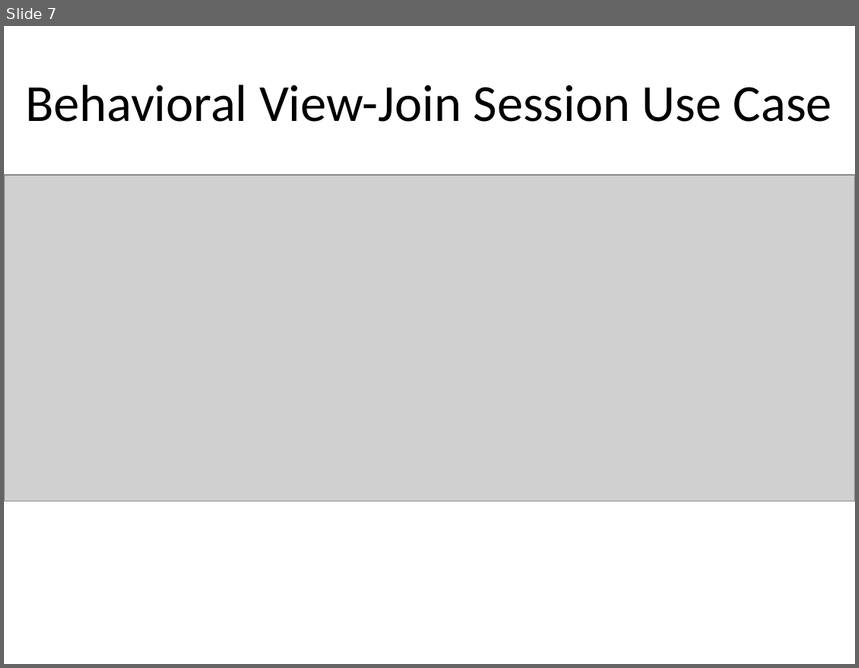
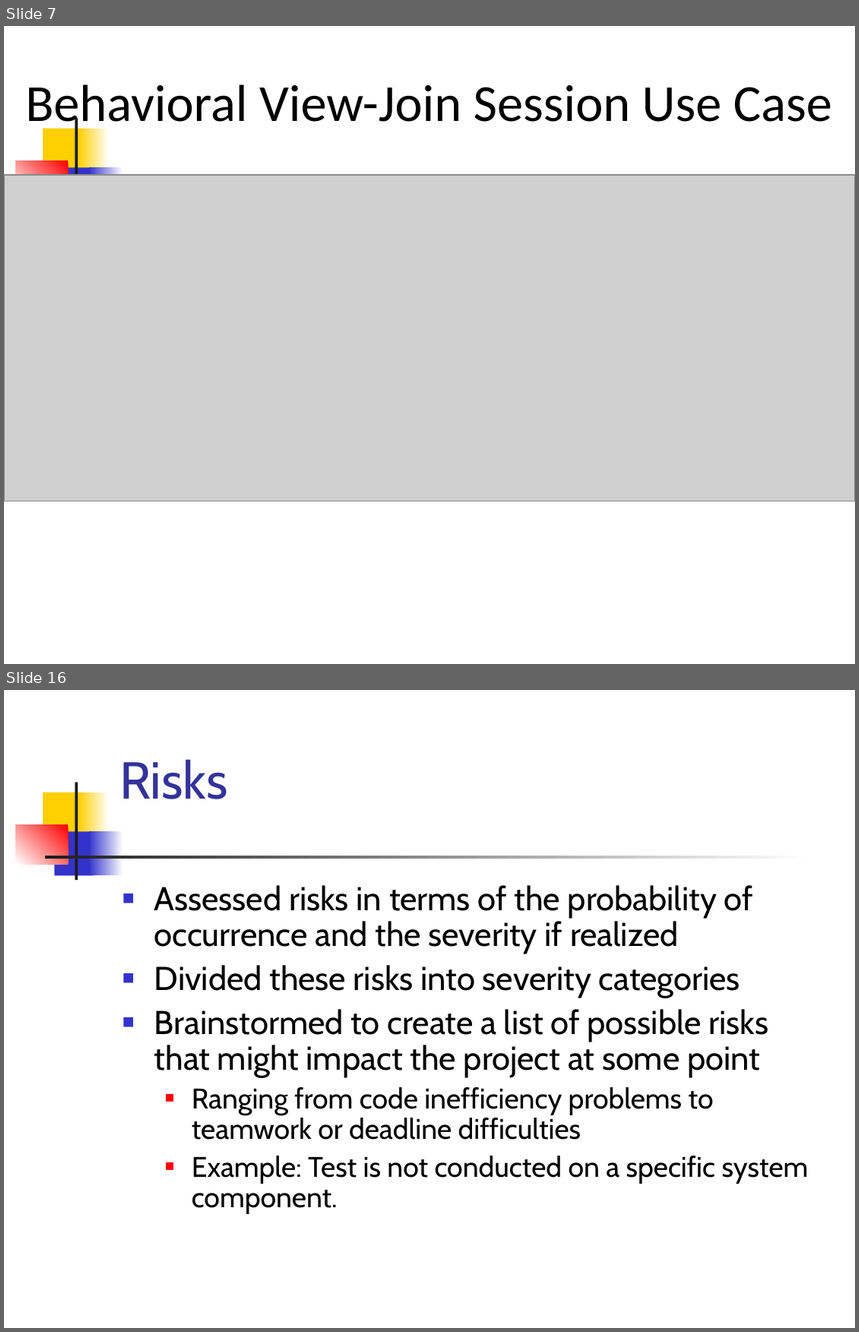
Before and after one commit to satpreetsingh/182mainproject, a slide deck: Documentation/04_10_Presentation.ppt. Shown one above the other, each under a label of ours: slide 7 before the commit, slides 7 and 16 after it; the slides between them are not shown. The pictures are 859x668 and 859x1332 pixels, drawn with LibreOffice and Linux fonts; fonts in the diff are those of the drawing; grey boxes stand for pictures. Boxes give left, top, right and bottom in pixels: in the first picture for what was removed or moved away, otherwise in the second. Text is boxed around its words. In the diff, an @@ line names an element or a change of style, - is before the commit and + after.

```diff
--- a/Documentation/04_10_Presentation.ppt
+++ b/Documentation/04_10_Presentation.ppt
@@ slide 16 added at (4,690,855,1328), background #FFFFFF; not listed: 6 template elements that a slide beside it also shows @@
@@ title added at (120,759,228,799), 44 pt, text #333399 @@
+Risks
@@ rectangle added at (45,856,811,859), fill gradient #FFFFFF to #1C1C1C @@
@@ text added at (154,885,809,1214), 28 pt, text #000000 @@
+■ Assessed risks in terms of the probability of occurrence and the severity if realized
+■ Divided these risks into severity categories
+■ Brainstormed to create a list of possible risks that might impact the project at some point
+  ■ Ranging from code inefficiency problems to teamwork or deadline difficulties
+  ■ Example: Test is not conducted on a specific system component.
@@ slide 7 changed as well @@
@@ rectangle added at (44,128,84,173), fill #FFCF01 @@
@@ rectangle added at (75,118,77,216), fill #1C1C1C @@
@@ rectangle added at (79,128,110,173), fill gradient #FFFFFF to #FFCF01 @@
@@ rectangle added at (16,161,68,199), fill gradient #FF0000 to #FFFFFF @@
@@ rectangle added at (54,167,94,211), fill #3333CC @@
@@ rectangle added at (89,167,123,211), fill gradient #FFFFFF to #3333CC @@
```
Also in this commit, not shown: 6 other slides changed, 10 other slides added, 5 slides removed, 1 other file.
